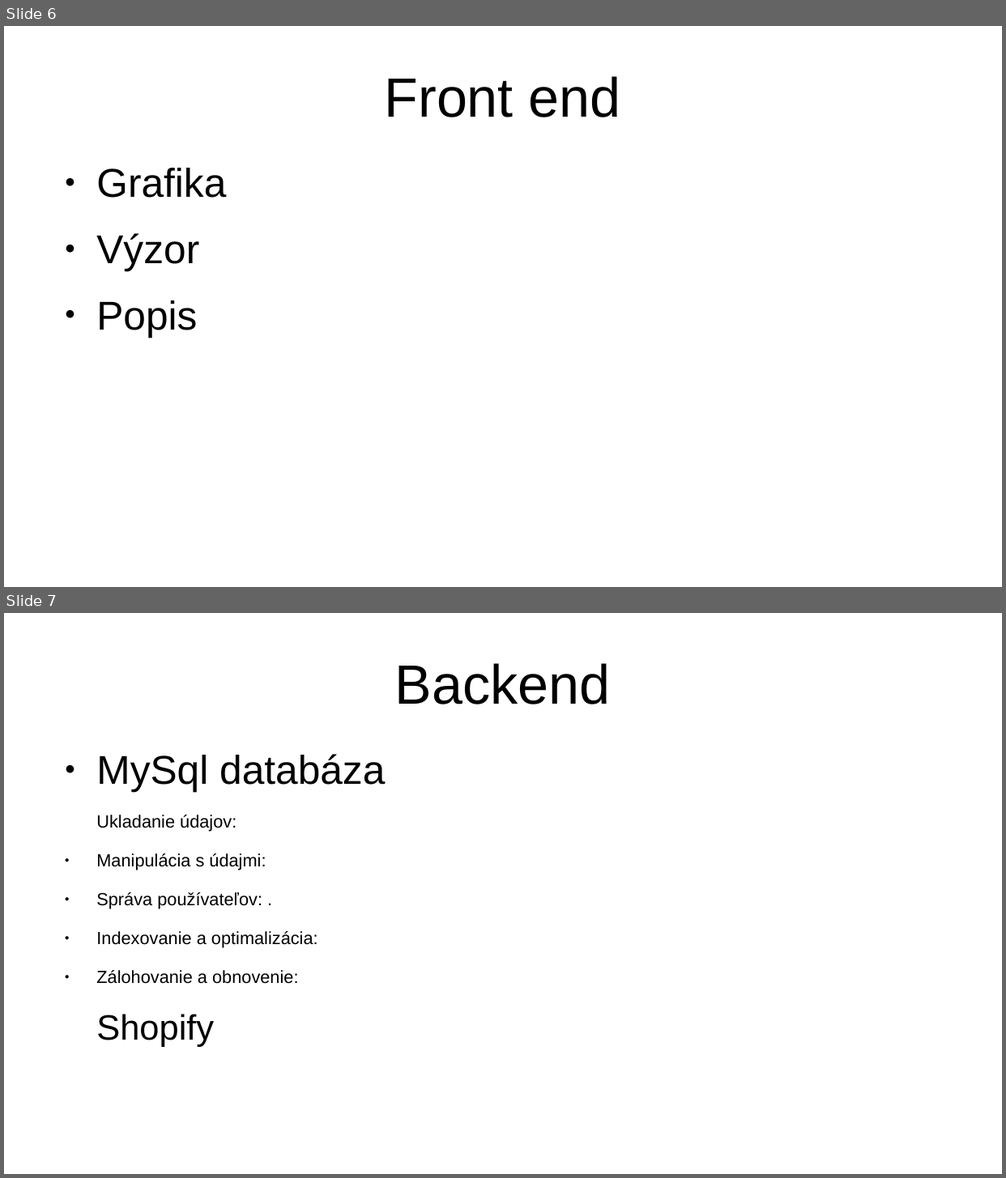
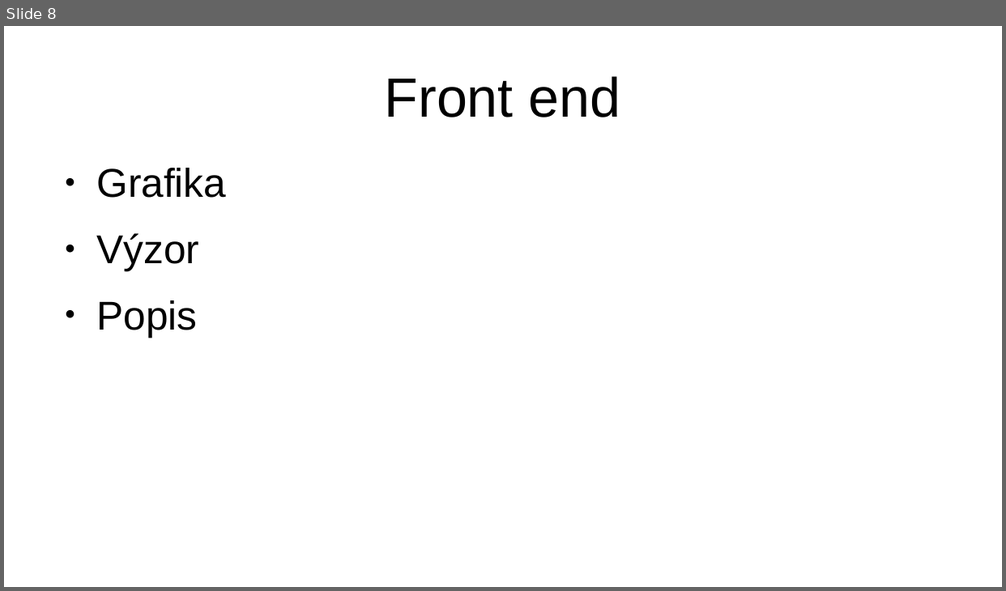
Before and after one commit to bigws1111/shopify-theme, a slide deck: numizmafilaprezentacia.odp. Shown one above the other, each under a label of ours: slides 6 and 7 before the commit, slide 8 after it. The pictures are 1006x1178 and 1006x591 pixels, drawn with LibreOffice and Linux fonts; fonts in the diff are those of the drawing. Boxes give left, top, right and bottom in pixels: in the first picture for what was removed or moved away, otherwise in the second. Text is boxed around its words. In the diff, an @@ line names an element or a change of style, - is before the commit and + after.

```diff
--- a/numizmafilaprezentacia.odp
+++ b/numizmafilaprezentacia.odp
@@ slide 7 removed at (4, 613, 1002, 1174), background #FFFFFF @@
@@ title removed at (395, 663, 611, 705) @@
-Backend
@@ text removed at (96, 754, 385, 1047) @@
-● MySql databáza
-Ukladanie údajov:
-● Manipulácia s údajmi:
-● Správa používateľov: .
-● Indexovanie a optimalizácia:
-● Zálohovanie a obnovenie:
-Shopify
@@ what was slide 6 is now slide 8 @@
```
Also in this commit, not shown: 5 slides changed, 4 slides added, 1 other slide removed.
